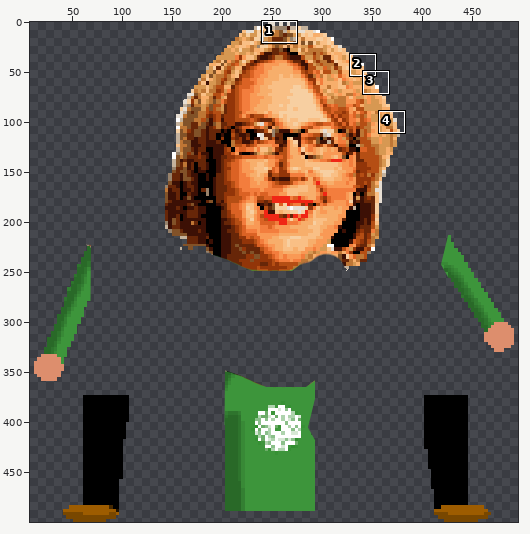
A sprite sheet gets an edit: WonderJamA2015/Assets/Assets/Graphics/Sprites/SpriteMay.png. The picture above shows the old version from afar; the outline marks the close-up.
Close-up. The starting point:
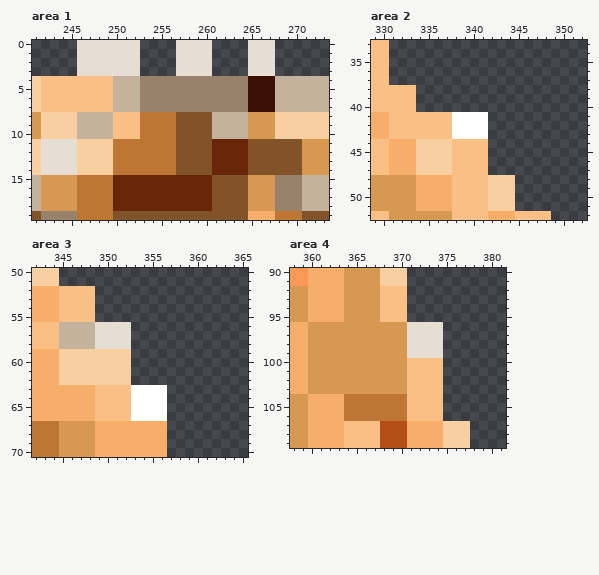
The file is 500x500 pixels. Pixels under 10% opacity are left out. Colours within 5 levels of each other are drawn and written as one. Shown: area 1: x 241..273, y 0..19; area 2: x 329..352, y 33..52; area 3: x 342..365, y 50..70; area 4: x 358..381, y 90..109. The wide view leaves out empty margins. The commit also changed other parts of the picture, which this record leaves out.
After the commit:
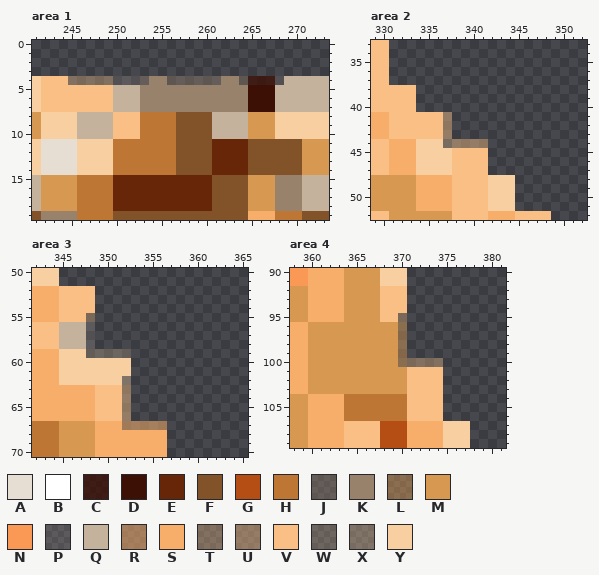
Palette (. is transparent): A #e6ded3  B #ffffff  C #3c1005c5  D #3c1005  E #672608  F #825228  G #b54e14  H #be7635  J #98826b5e  K #98826b  L #d7985278  M #d79852  N #f99955  P #c4b29d2c  Q #c4b29d  R #f7ae6b8b  S #f7ae6b  T #f9bf8556  U #f9bf8570  V #f9bf85  W #f7cfa138  X #f7cfa154  Y #f7cfa1
Diff:
--- area 1
@@ x 241..273 @@
- 0 .....AAAAAAA....AAAA....AAA......
- 1 .....AAAAAAA....AAAA....AAA......
- 2 .....AAAAAAA....AAAA....AAA......
- 3 .....AAAAAAA....AAAA....AAA......
- 4 YVVVVVVVVQQQKKKKKKKKKKKKDDDQQQQQQ
+ 0 .................................
+ 1 .................................
+ 2 .................................
+ 3 .................................
+ 4 YVVVTTTTTPPPJKKJJJJJJKKJCCCPQQQQQ
  5 YVVVVVVVVQQQKKKKKKKKKKKKDDDQQQQQQ
--- area 2
@@ x 335..343 @@
 40 .........
-41 VVVBBBB..
-42 VVVBBBB..
-43 VVVBBBB..
-44 YYYVVVV..
+41 VVU......
+42 VVU......
+43 VVU......
+44 YYXUUUU..
 45 YYYVVVV..
--- area 3
@@ x 346..358 @@
 54 VVV..........
-55 VVV..........
-56 QQQAAAA......
-57 QQQAAAA......
-58 QQQAAAA......
-59 YYYYYYY......
+55 VVT..........
+56 QQP..........
+57 QQP..........
+58 QQP..........
+59 YYWWWWW......
 60 YYYYYYY......
 61 YYYYYYY......
-62 YYYYYYY......
-63 SSSVVVVBBBB..
-64 SSSVVVVBBBB..
-65 SSSVVVVBBBB..
-66 SSSVVVVBBBB..
-67 MMMSSSSSSSS..
+62 YYYYYYX......
+63 SSSVVVU......
+64 SSSVVVU......
+65 SSSVVVU......
+66 SSSVVVU......
+67 MMMSSSRRRRR..
 68 MMMSSSSSSSS..
--- area 4
@@ x 368..376 @@
  94 VVV......
- 95 VVV......
- 96 MMMAAAA..
- 97 MMMAAAA..
- 98 MMMAAAA..
- 99 MMMAAAA..
-100 MMMVVVV..
+ 95 VVT......
+ 96 MML......
+ 97 MML......
+ 98 MML......
+ 99 MML......
+100 MMLTTTT..
 101 MMMVVVV..
Boxes around the changes in both close-ups, in picture pixels (x1, y1, x2, y2):
changed: (68, 40, 284, 85)
changed: (443, 112, 488, 148)
changed: (86, 313, 167, 430)
changed: (398, 313, 443, 367)
